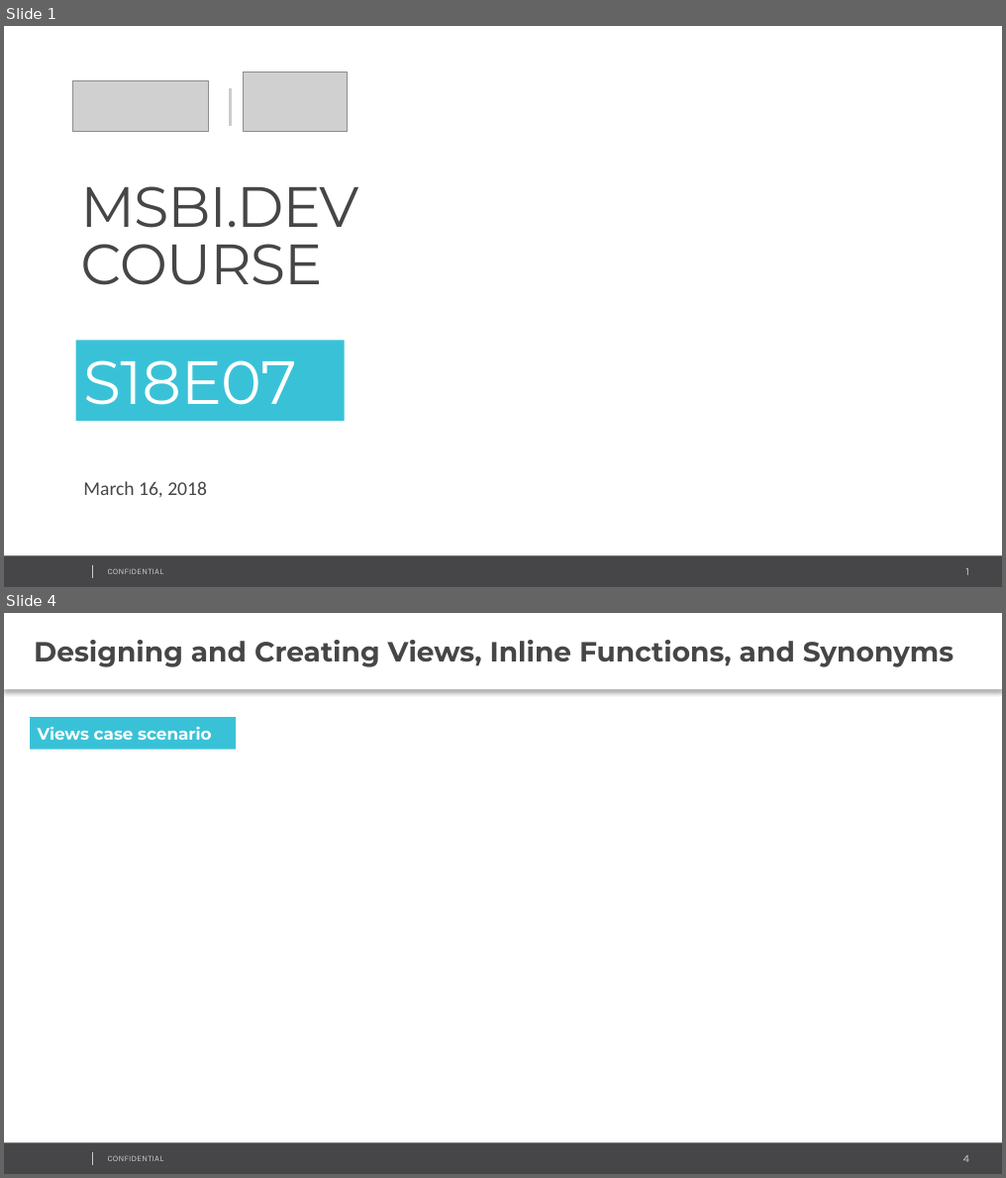
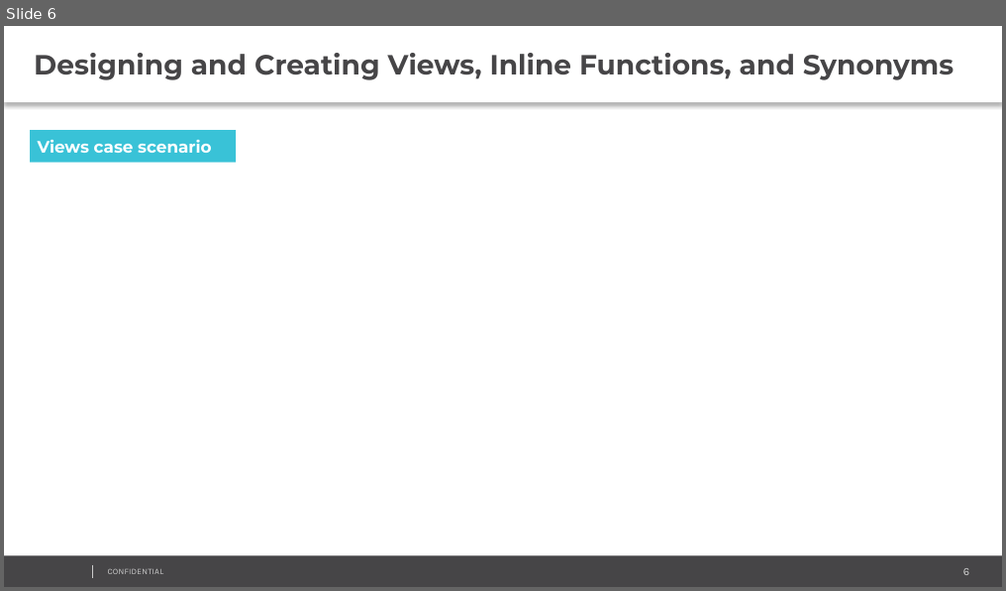
Before and after one commit to AndreyQC/MSBI.Lab, a slide deck: MSBI.Lecture.07/MSBI.Dev.S19E07.pptx. Shown one above the other, each under a label of ours: slides 1 and 4 before the commit, slide 6 after it; the slides between them are not shown. The pictures are 1006x1178 and 1006x591 pixels, drawn with LibreOffice and Linux fonts; fonts in the diff are those of the drawing; grey boxes stand for pictures; background and template pictures are left out. Boxes give left, top, right and bottom in pixels: in the first picture for what was removed or moved away, otherwise in the second. Text is boxed around its words. In the diff, an @@ line names an element or a change of style, - is before the commit and + after.

```diff
--- a/MSBI.Lecture.07/MSBI.Dev.S19E07.pptx
+++ b/MSBI.Lecture.07/MSBI.Dev.S19E07.pptx
@@ slide 1 removed at [4, 26, 1002, 587], background #FFFFFF; not listed: 4 template elements that a slide beside it also shows @@
@@ picture removed at [73, 80, 209, 131] @@
@@ picture removed at [243, 72, 347, 131] @@
@@ line removed from (231, 87) to (231, 126) @@
@@ text removed at [80, 186, 358, 285] @@
-MSBI.DEV
-COURSE
@@ text removed at [76, 341, 345, 421] @@
-S18E07
@@ text removed at [83, 481, 207, 498] @@
-March 16, 2018
@@ what was slide 4 is now slide 6 @@
```
Also in this commit, not shown: 1 slide changed, 10 slides added, 1 other slide removed, 10 other files.
